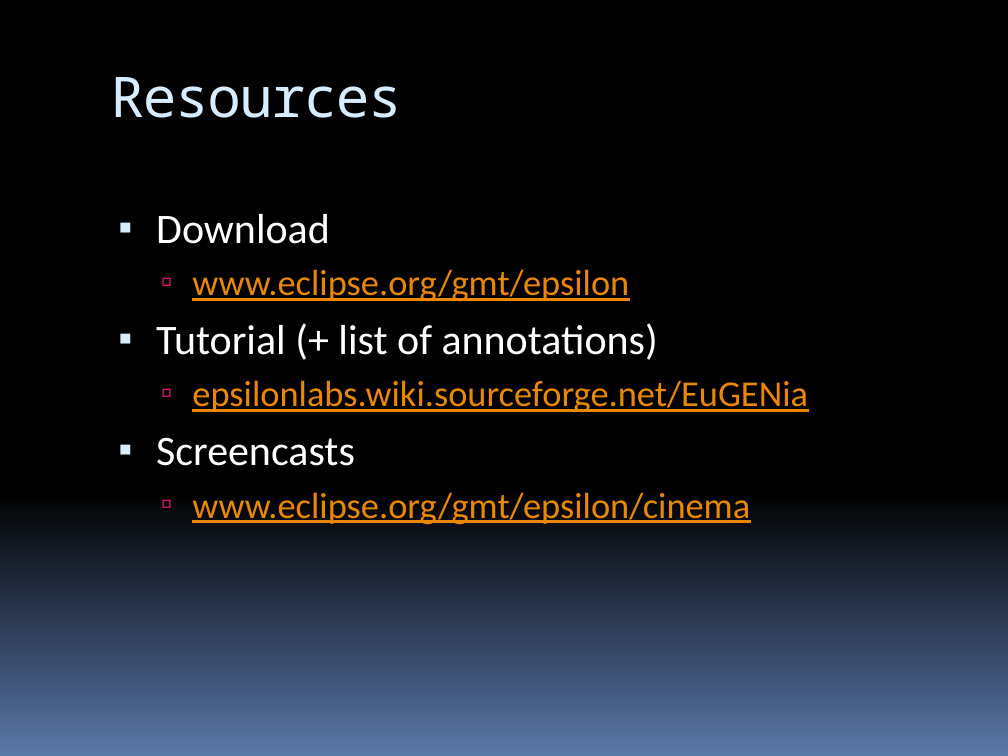
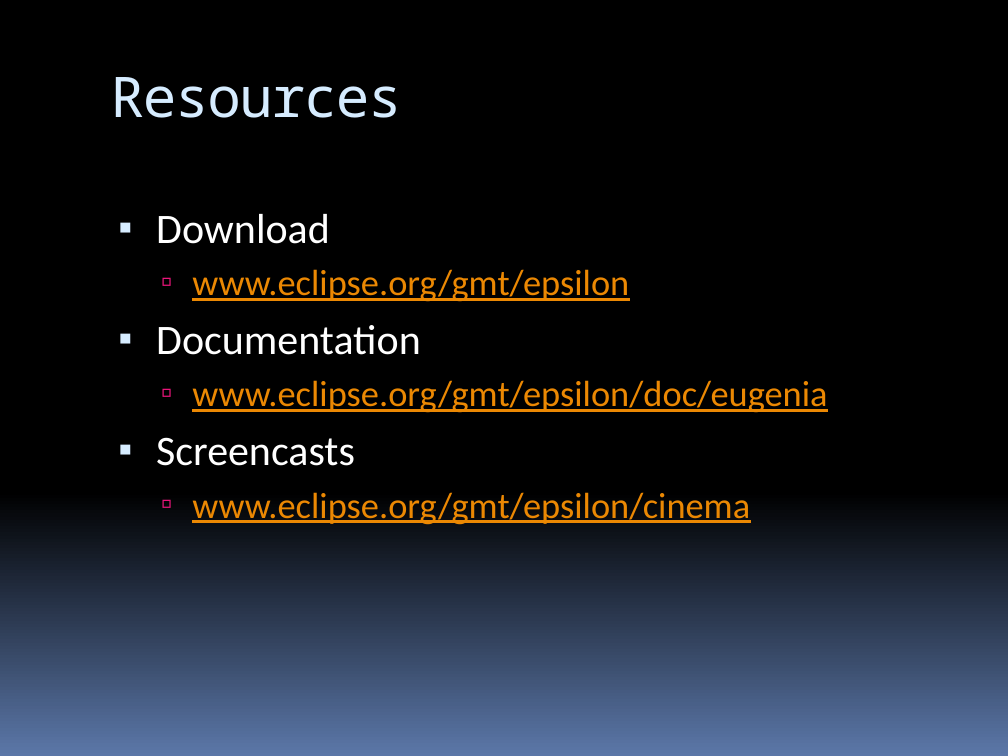
Before and after one commit to eclipse/epsilon-website, a slide deck: slide 41 of files/Eugenia.pptx. Drawn at 1008x756 pixels with LibreOffice and Linux fonts; fonts in the diff are those of the drawing. Boxes give left, top, right and bottom in pixels: in the first picture for what was removed or moved away, otherwise in the second. Text is boxed around its words. In the diff, an @@ line names an element or a change of style, - is before the commit and + after.

```diff
--- a/files/Eugenia.pptx
+++ b/files/Eugenia.pptx
@@ text at box(156, 325, 827, 413): text changed @@
-▪ Tutorial (+ list of annotations)
-  ▫ epsilonlabs.wiki.sourceforge.net/EuGENia
+▪ Documentation
+  ▫ www.eclipse.org/gmt/epsilon/doc/eugenia
```
